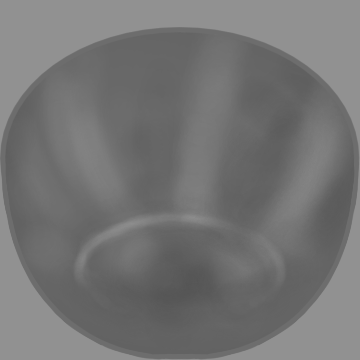
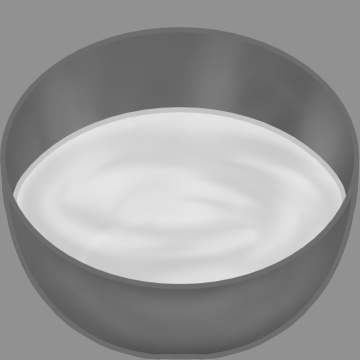
Layer changes from the first 360x360 image to the second:
showed group "front" (1st of 2) (4 layers) over box(1, 107, 359, 360)
painted on "outline" (2nd of 4, in "front") over box(1, 107, 359, 360)
painted on "Layer 8" over box(1, 107, 359, 360)
painted on "Layer 7" over box(1, 107, 359, 360)
painted on "front" (2nd of 2, in "front") over box(1, 128, 359, 360)
added group "liquid" with 5 layers above "back" over box(1, 107, 359, 360)
added group "outline" (3rd of 4, in "liquid") with 2 layers in group "liquid" over box(1, 107, 359, 360)
added layer "color" in group "outline" over box(1, 107, 359, 320)
added layer "Copy of outline" in group "outline" over box(1, 107, 359, 360)
added layer "whirl" (40%) in group "liquid" over box(1, 107, 359, 360)
added layer "back color" (80%) in group "liquid" over box(1, 107, 359, 360)
painted on "outline" (4th of 4, in "back") over box(1, 107, 359, 360)
painted on "shade" over box(1, 107, 359, 360)
painted on "highlight" over box(1, 107, 359, 360)
painted on "back" (2nd of 2, in "back") over box(1, 107, 359, 360)
